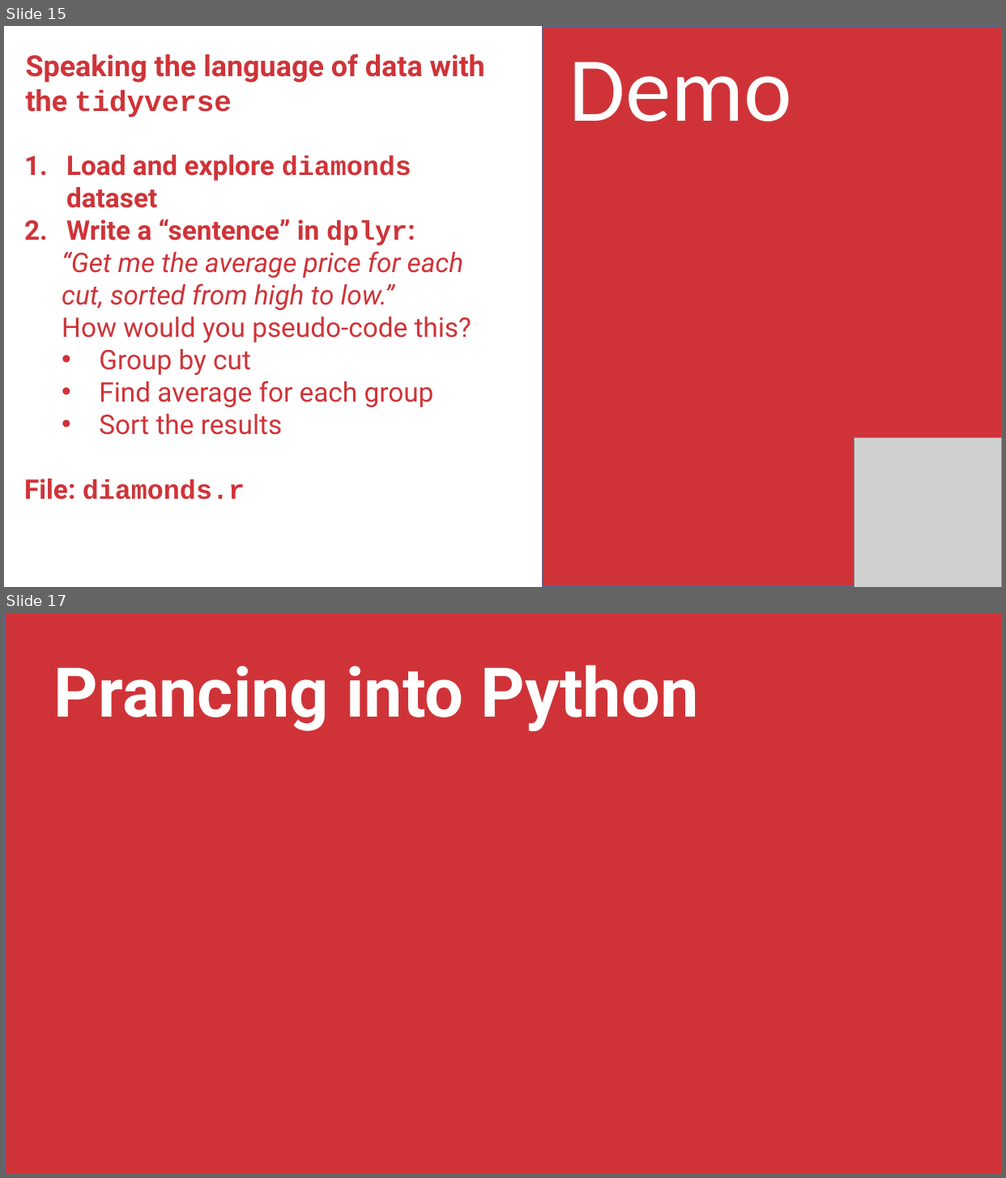
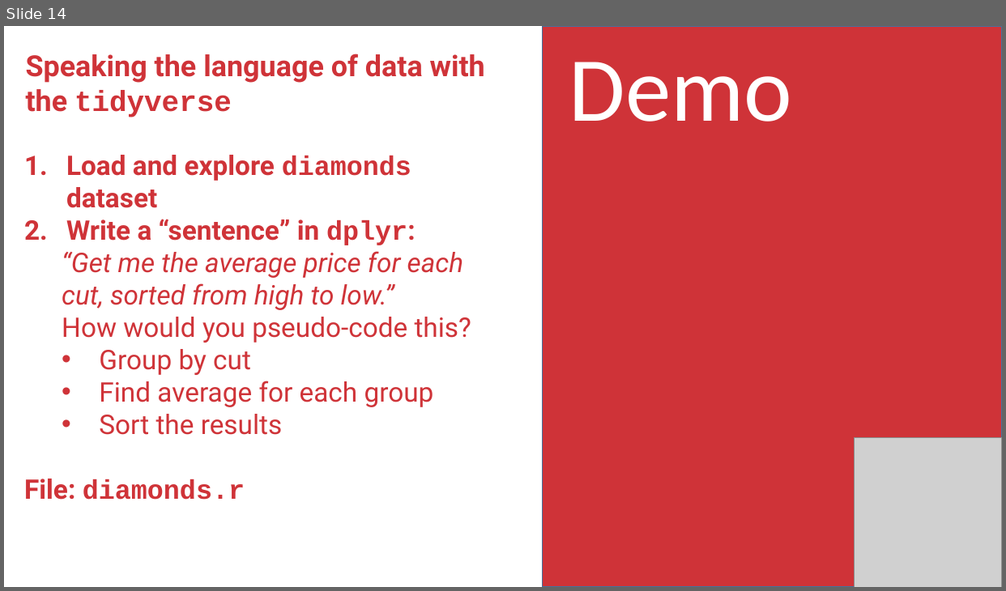
Before and after one commit to stringfestdata/rmb-aina-meetup, a slide deck: rmb-aina-meetup.pptx. Shown one above the other, each under a label of ours: slides 15 and 17 before the commit, slide 14 after it; the slides between them are not shown. The pictures are 1006x1178 and 1006x591 pixels, drawn with LibreOffice and Linux fonts; fonts in the diff are those of the drawing; grey boxes stand for pictures. Boxes give left, top, right and bottom in pixels: in the first picture for what was removed or moved away, otherwise in the second. Text is boxed around its words. In the diff, an @@ line names an element or a change of style, - is before the commit and + after.

```diff
--- a/rmb-aina-meetup.pptx
+++ b/rmb-aina-meetup.pptx
@@ slide 17 removed at [4,613,1002,1174], background #FFFFFF @@
@@ rectangle removed at [4,613,1002,1174] @@
@@ text removed at [54,665,698,731] @@
-Prancing into Python
@@ what was slide 15 is now slide 14 @@
```
Also in this commit, not shown: 4 slides changed, 7 slides added, 18 other slides removed, 9 other files.
